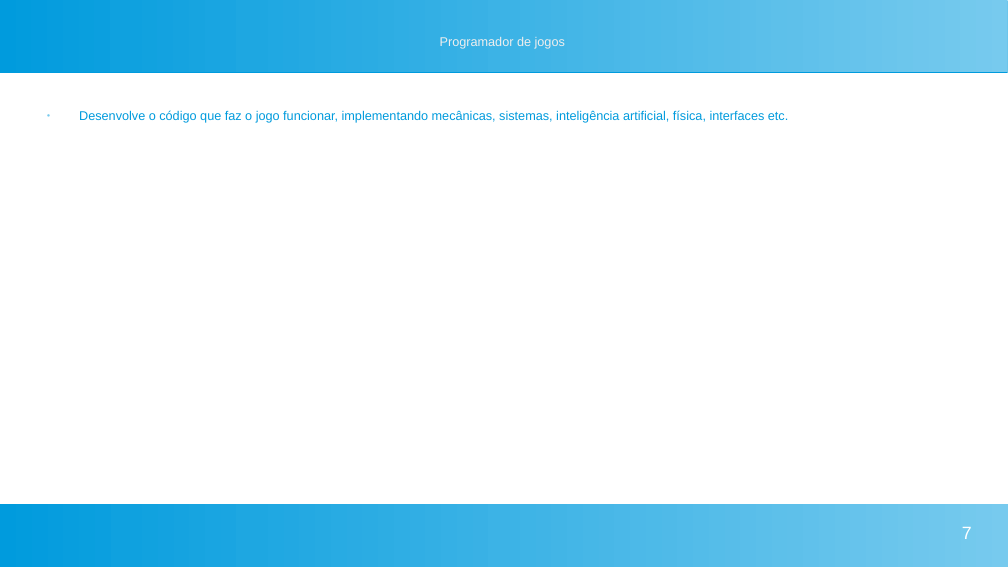
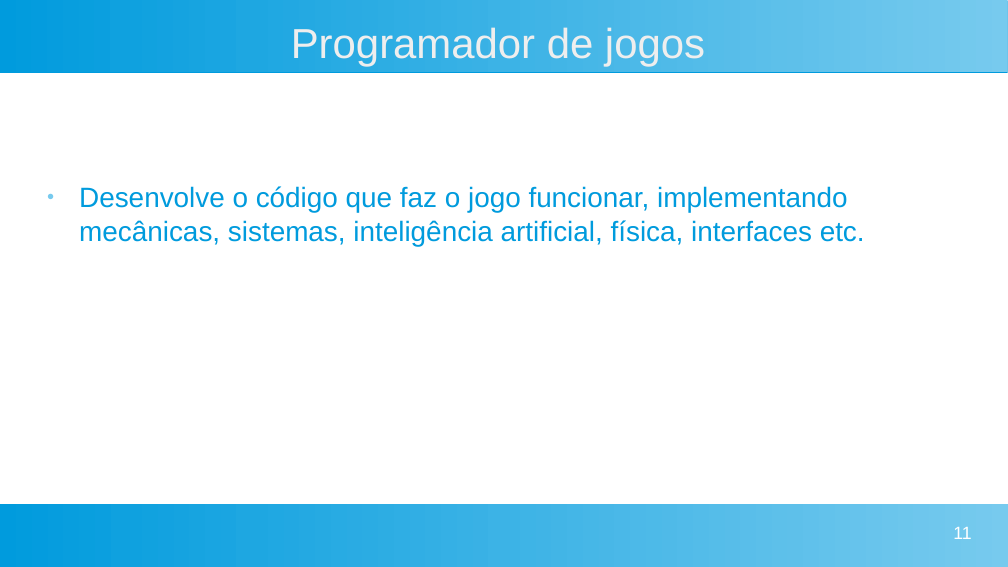
Before and after one commit to matiasmatheus768-afk/Marco-regulat-rio-da-industria-de-jogos, a slide deck: slide 11 of marco regulario 2.odp (slide 7 before the commit). Drawn at 1008x567 pixels with LibreOffice and Linux fonts; fonts in the diff are those of the drawing. Boxes give left, top, right and bottom in pixels: in the first picture for what was removed or moved away, otherwise in the second. Text is boxed around its words. In the diff, an @@ line names an element or a change of style, - is before the commit and + after.

```diff
--- a/marco regulario 2.odp
+++ b/marco regulario 2.odp
@@ title "Programador de jogos" at [291, 27, 705, 67]: size 10 to 33 pt @@
@@ text "Desenvolve o código que faz ...": place and size @@
-text "Desenvolve o código que faz ..." at [79, 110, 788, 123]
+text "Desenvolve o código que faz ..." at [79, 186, 865, 246]
@@ text "Desenvolve o código que faz ..." at [79, 186, 865, 246]: size 10 to 22 pt @@
@@ page number at [953, 527, 971, 539]: text changed @@
-7
+11
```
Also in this commit, not shown: 3 other slides changed, 6 slides added.
